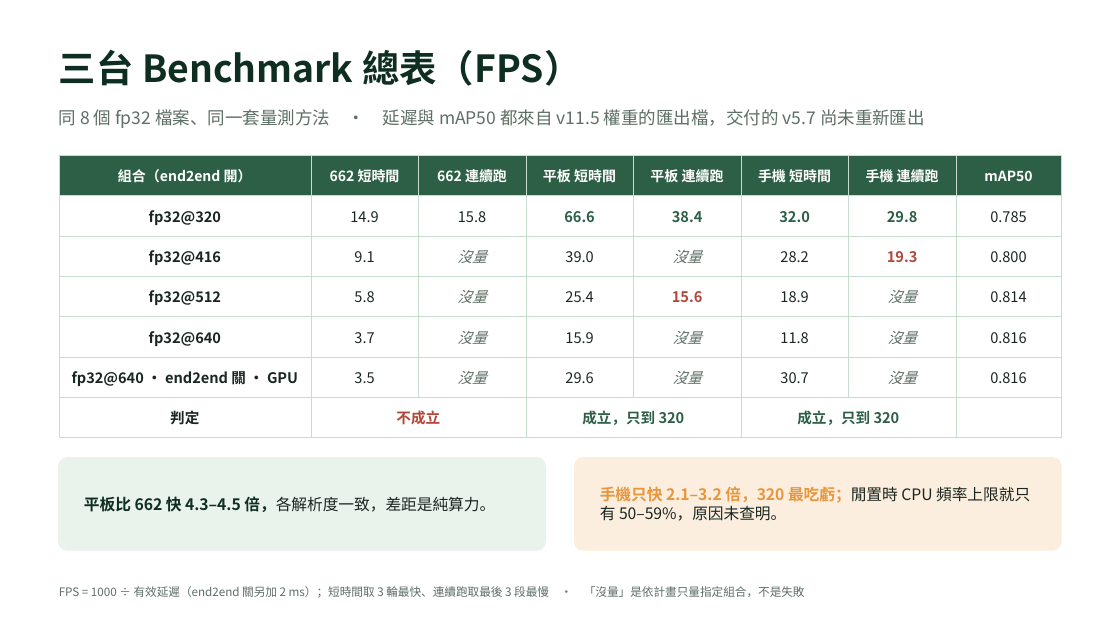
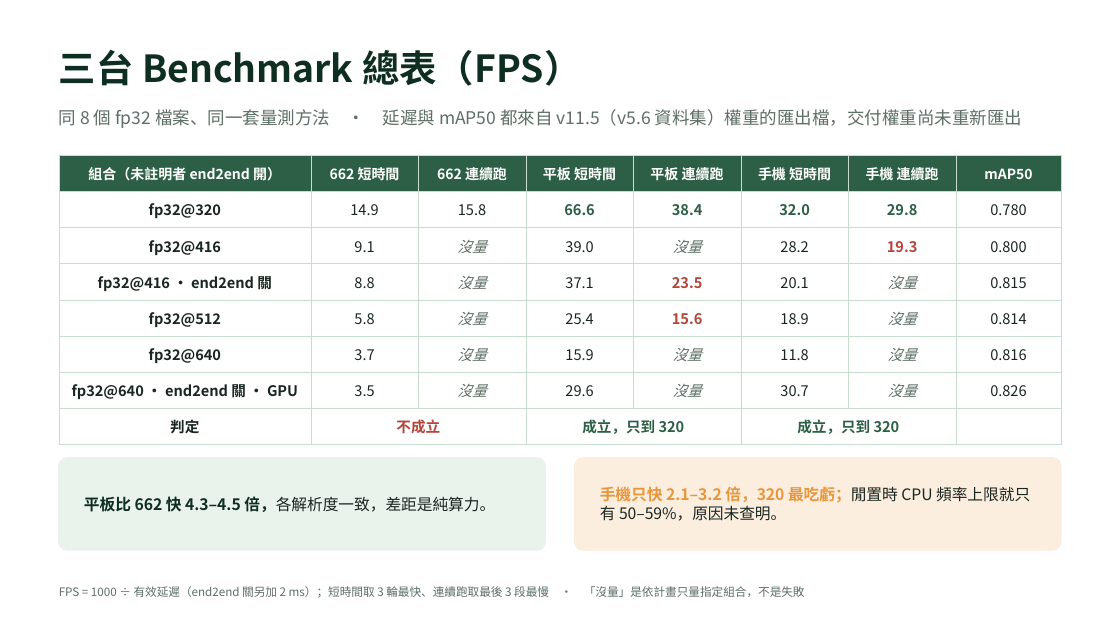
Before and after one commit to OneLeaf-dx/detection, a slide deck: slide 15 of docs/v12.3_簡報_口頭報告.pptx. Drawn at 1120x630 pixels with LibreOffice and Linux fonts; fonts in the diff are those of the drawing. Boxes give left, top, right and bottom in pixels: in the first picture for what was removed or moved away, otherwise in the second. Text is boxed around its words. In the diff, an @@ line names an element or a change of style, - is before the commit and + after.

```diff
--- a/docs/v12.3_簡報_口頭報告.pptx
+++ b/docs/v12.3_簡報_口頭報告.pptx
@@ text at bbox=[59, 109, 1022, 128]: text changed @@
-同 8 個 fp32 檔案、同一套量測方法 · 延遲與 mAP50 都來自 v11.5 權重的匯出檔，交付的 v5.7 尚未重新匯出
+同 8 個 fp32 檔案、同一套量測方法 · 延遲與 mAP50 都來自 v11.5（v5.6 資料集）權重的匯出檔，交付權重尚未重新匯出
@@ table at bbox=[59, 155, 1061, 438] @@
-row 1, column 1: 組合（end2end 開）
+row 1, column 1: 組合（未註明者 end2end 開）
-row 2, column 8: 0.785
+row 2, column 8: 0.780
+row 4: fp32@416 · end2end 關 | 8.8 | 沒量 | 37.1 | 23.5 | 20.1 | 沒量 | 0.815
-row 7, column 8: 0.816
+row 7, column 8: 0.826
```
Also in this commit, not shown: 11 other slides changed, 19 other files.
